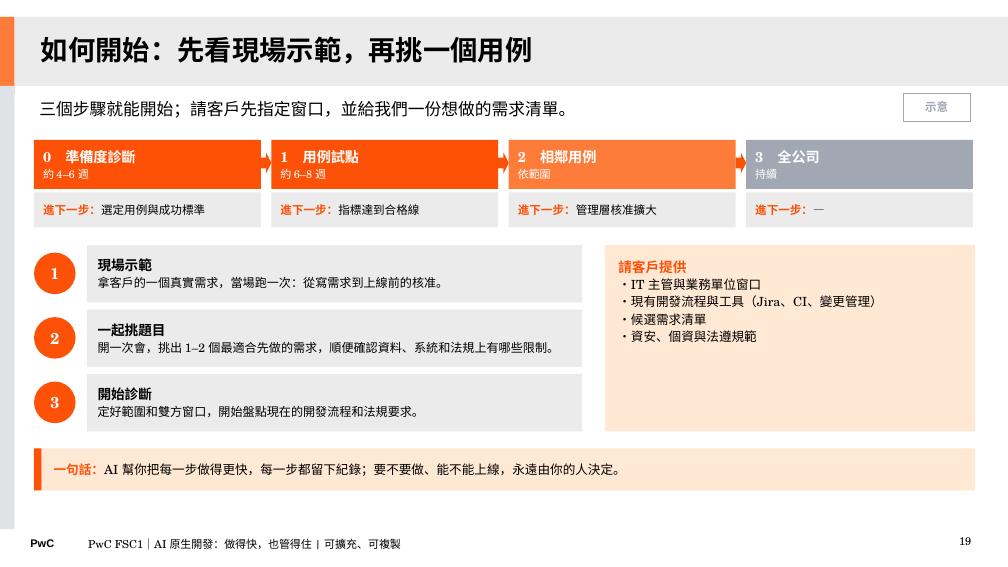
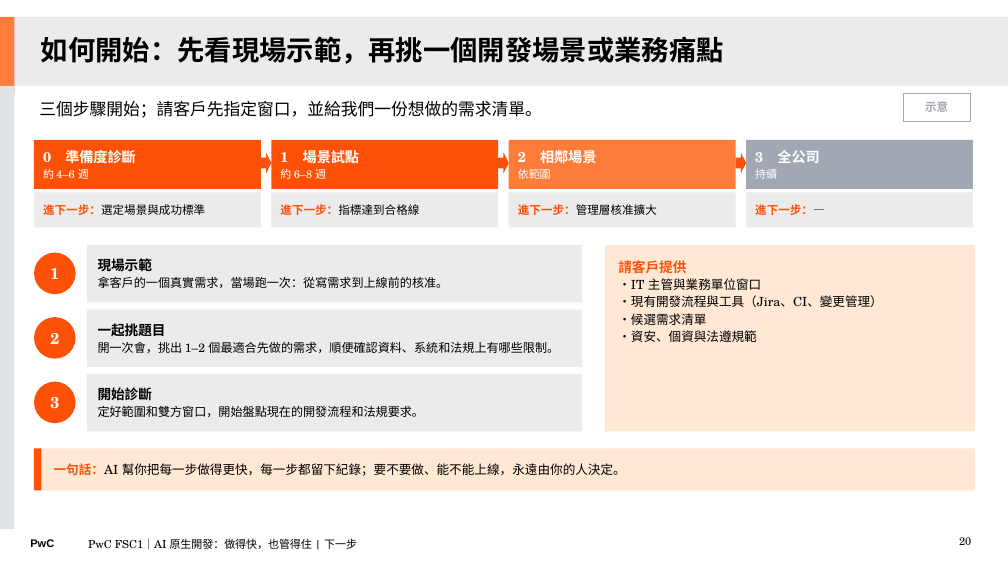
Before and after one commit to Robshao/PwC_FSC1, a slide deck: slide 20 of research/ai-native-sdlc/AI原生開發_做得快也管得住_合夥人審閱版.pptx (slide 19 before the commit). Drawn at 1008x567 pixels with LibreOffice and Linux fonts; fonts in the diff are those of the drawing. Boxes give left, top, right and bottom in pixels: in the first picture for what was removed or moved away, otherwise in the second. Text is boxed around its words. In the diff, an @@ line names an element or a change of style, - is before the commit and + after.

```diff
--- a/research/ai-native-sdlc/AI原生開發_做得快也管得住_合夥人審閱版.pptx
+++ b/research/ai-native-sdlc/AI原生開發_做得快也管得住_合夥人審閱版.pptx
@@ title at (41,36,724,64): text changed @@
-如何開始：先看現場示範，再挑一個用例
+如何開始：先看現場示範，再挑一個開發場景或業務痛點
@@ text at (39,101,542,118): text changed @@
-三個步驟就能開始；請客戶先指定窗口，並給我們一份想做的需求清單。
+三個步驟開始；請客戶先指定窗口，並給我們一份想做的需求清單。
@@ text in rectangle at (280,148,359,167): text changed @@
-1 用例試點
+1 場景試點
@@ text in rectangle at (518,148,596,167): text changed @@
-2 相鄰用例
+2 相鄰場景
@@ text in rectangle at (43,204,205,215): text changed @@
-進下一步：選定用例與成功標準
+進下一步：選定場景與成功標準
@@ text at (88,538,357,549): text changed @@
-PwC FSC1｜AI 原生開發：做得快，也管得住 | 可擴充、可複製
+PwC FSC1｜AI 原生開發：做得快，也管得住 | 下一步
@@ page number at (959,537,971,545): text changed @@
-19
+20
```
Also in this commit, not shown: 15 other slides changed, 2 slides added, 9 other files.
